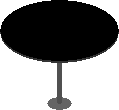
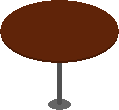
Layers edited between the first and the second w=119, h=110 image:
painted on "Layer" over [0, 0, 119, 105]
